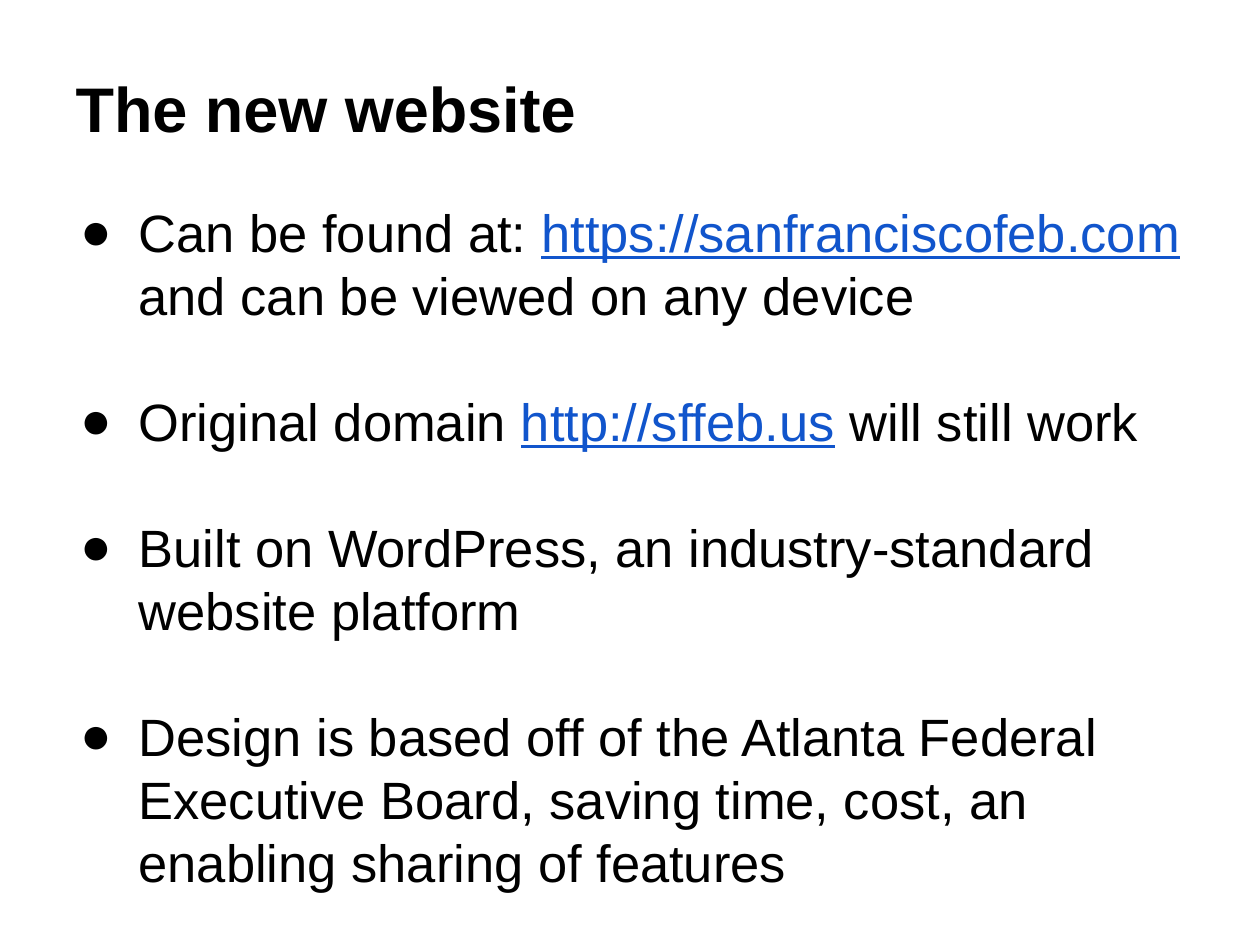
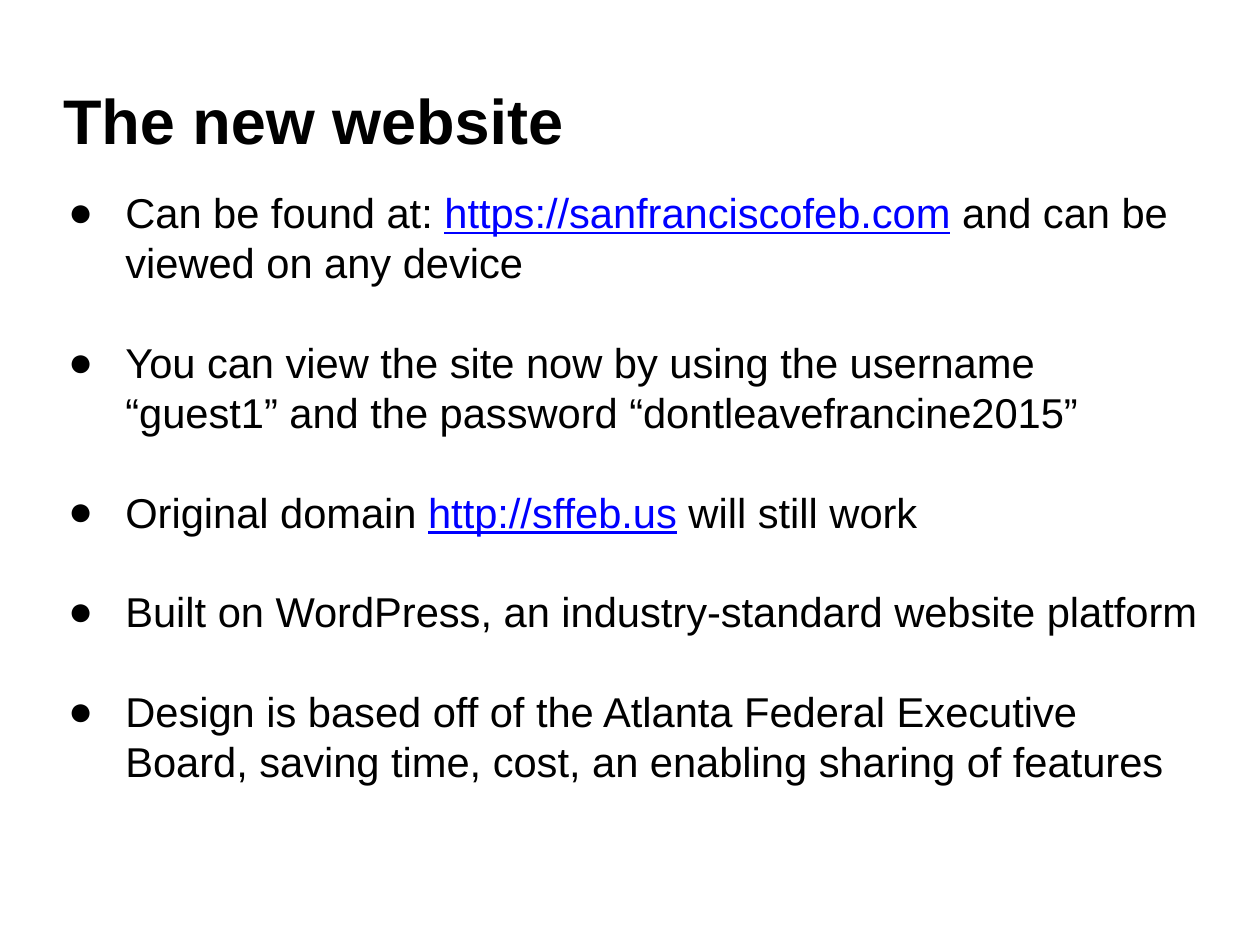
Before and after one commit to yorktronic/etc, a slide deck: slide 4 of SFFEB_Website_Presentation.pptx. Drawn at 1260x945 pixels with LibreOffice and Linux fonts; fonts in the diff are those of the drawing; background and template pictures are left out. Boxes give left, top, right and bottom in pixels: in the first picture for what was removed or moved away, otherwise in the second. Text is boxed around its words. In the diff, an @@ line names an element or a change of style, - is before the commit and + after.

```diff
--- a/SFFEB_Website_Presentation.pptx
+++ b/SFFEB_Website_Presentation.pptx
@@ title "The new website": place and size @@
-title "The new website" at (76, 86, 576, 133)
+title "The new website" at (63, 98, 563, 145)
@@ text at (125, 197, 1197, 786): size 30 to 23.8 pt in "Can be found at: https://sanfranciscofeb.com and can ...", "Original domain http://sffeb.us will still work", "Built on WordPress, an industry-standard website platform", "Design is based off of the Atlanta ..."; text colour #1155CC to #0000FF in "https://sanfranciscofeb.com", "http://sffeb.us"; indent changed @@
@@ text at (125, 347, 1078, 436): paragraph added @@
+● You can view the site now by using the username “guest1” and the password “dontleavefrancine2015”
```
Also in this commit, not shown: 4 other slides changed.
